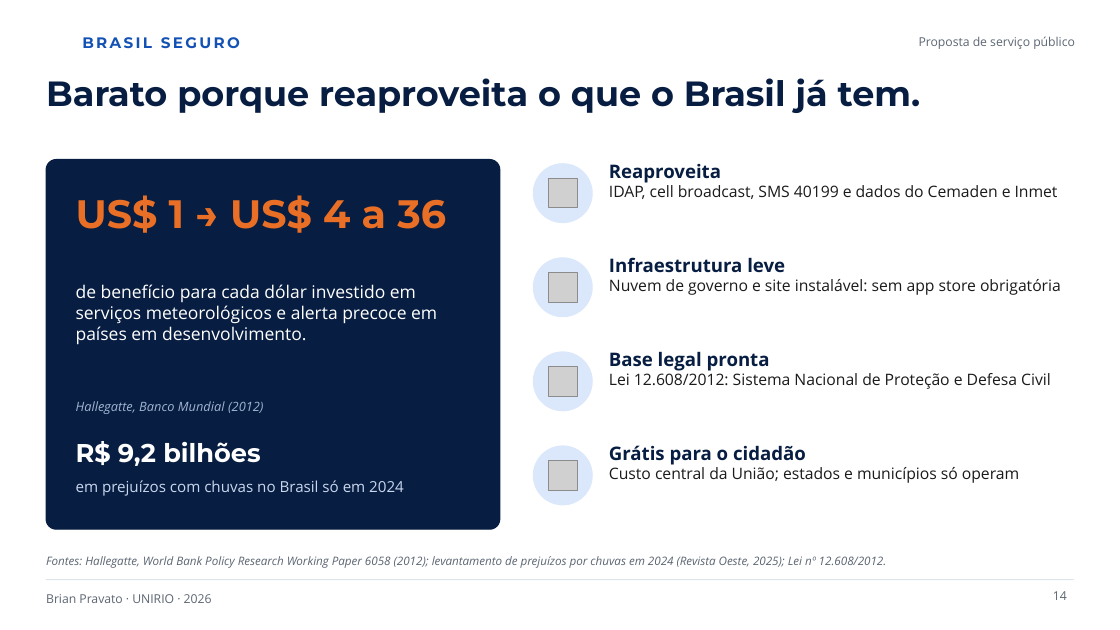
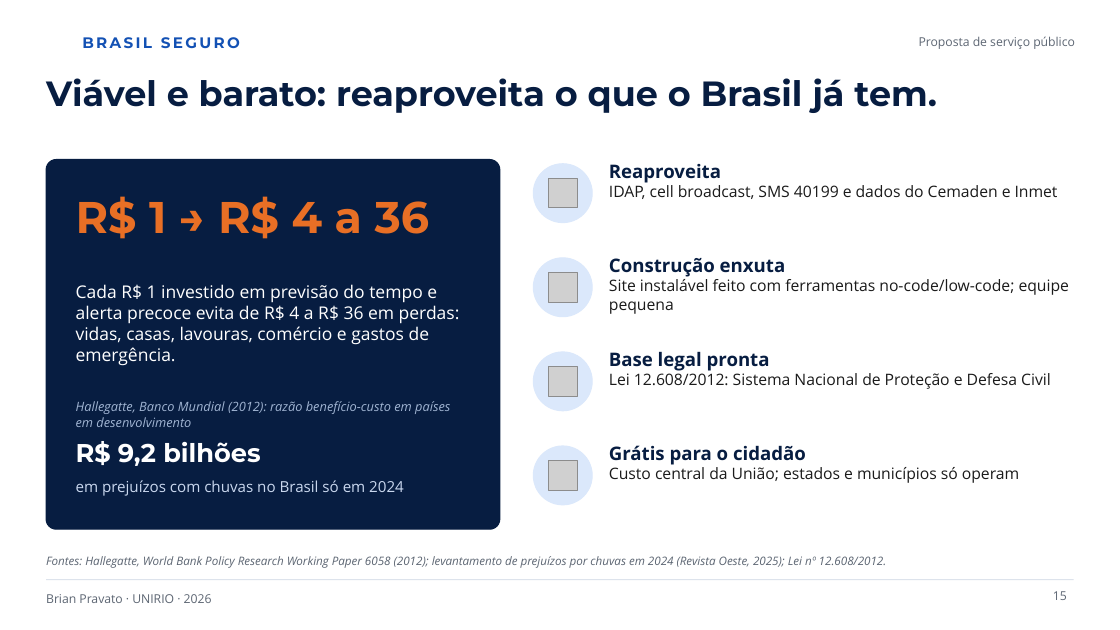
Before and after one commit to kbrianps/brasil-seguro, a slide deck: slide 15 of brasil-seguro.pptx (slide 14 before the commit). Drawn at 1120x630 pixels with LibreOffice and Linux fonts; fonts in the diff are those of the drawing; grey boxes stand for pictures; background and template pictures are left out. Boxes give left, top, right and bottom in pixels: in the first picture for what was removed or moved away, otherwise in the second. Text is boxed around its words. In the diff, an @@ line names an element or a change of style, - is before the commit and + after.

```diff
--- a/brasil-seguro.pptx
+++ b/brasil-seguro.pptx
@@ title at [46,78,937,113]: text changed @@
-Barato porque reaproveita o que o Brasil já tem.
+Viável e barato: reaproveita o que o Brasil já tem.
@@ text at [76,196,430,239]: text changed; size 34 to 38 pt @@
-US$ 1 → US$ 4 a 36
+R$ 1 → R$ 4 a 36
@@ text at [609,258,1069,314]: text changed @@
-Infraestrutura leve
-Nuvem de governo e site instalável: sem app store obrigatória
+Construção enxuta
+Site instalável feito com ferramentas no-code/low-code; equipe pequena
@@ text at [76,284,460,366]: text changed @@
-de benefício para cada dólar investido em serviços meteorológicos e alerta precoce em países em desenvolvimento.
+Cada R$ 1 investido em previsão do tempo e alerta precoce evita de R$ 4 a R$ 36 em perdas: vidas, casas, lavouras, comércio e gastos de emergência.
@@ text at [76,401,450,427]: text changed @@
-Hallegatte, Banco Mundial (2012)
+Hallegatte, Banco Mundial (2012): razão benefício-custo em países em desenvolvimento
@@ page number at [1053,591,1067,600]: text changed @@
-14
+15
```
Also in this commit, not shown: 7 other slides changed, 2 slides added, 3 other files.
